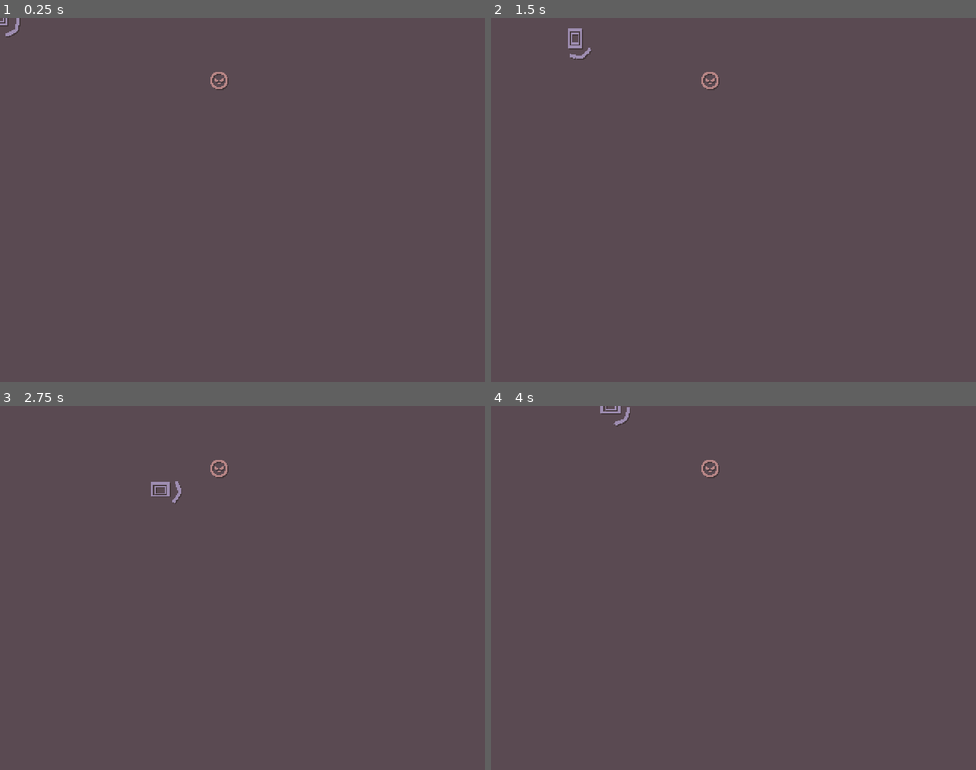
Above: before the commit, frames 1-4 (two rows, left to right).
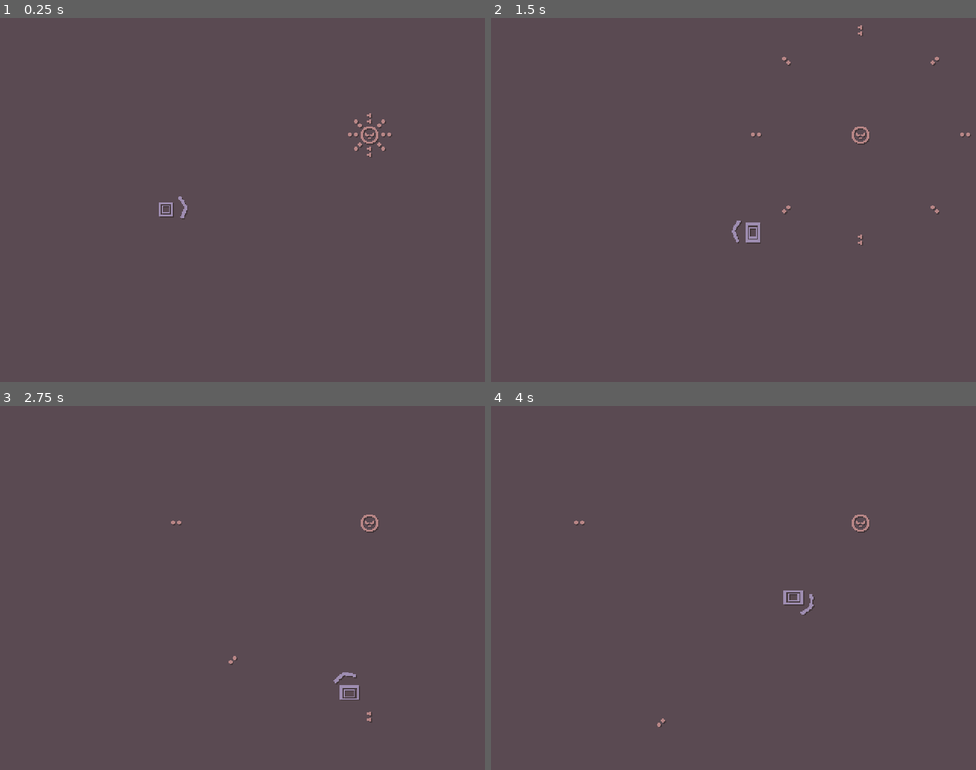
Above: after the commit, the same moments.

Repository: skibbl-dev/bisk-it-for-the-Ruscuit
Game: Godot game, scene res://scenes/game.tscn
Two runs of this game, one before a commit and one after it. Both use one fixed random seed, a clock stepped at 60 frames per second and the inputs below. This scene is started directly instead of the project's main scene. Sound files missing from this copy of the repository are replaced by a short silence.
Inputs (mouse positions are in pixels of both pictures, inside the frame that each line leads up to):
- Up to frame 1 (0.25 s): no input
- Up to frame 2 (1.5 s): move the mouse to (840, 181) at 0.52 s; hold D (right) 0.53-1.28 s; right-click (840, 181) at 0.6 s; move the mouse to (636, 218) at 1.27 s; hold S (down) from 1.28 s (still down); right-click (636, 218) at 1.35 s
- Up to frame 3 (2.75 s): move the mouse to (291, 507) at 2.02 s; release S (down) at 2.03 s; hold D (right) from 2.03 s (still down); click (291, 507) at 2.1 s; right-click (291, 507) at 2.3 s
- Up to frame 4 (4 s): move the mouse to (709, 660) at 2.77 s; release D (right) at 2.78 s; hold W (up) 2.78-3.53 s; right-click (709, 660) at 2.85 s; move the mouse to (879, 642) at 3.52 s; hold A (left) from 3.53 s (still down); right-click (879, 642) at 3.6 s

The runs differ from the first frame. In frame 1, 0.6% of the frame differs, in the area x 0-81%, y 0-56%; in frame 2, 0.8%, in the area x 15-99%, y 2-63%; in frame 3, 0.7%; in frame 4, 0.6%.

Commit message:
ENEMY SCRIPT + BULLET SPAWNING + EXTENDABLE

Diff:
--- a/objects/Player.tscn
+++ b/objects/Player.tscn
@@ -89,7 +89,7 @@
 scale_max = 2.0
 color_ramp = SubResource("GradientTexture1D_f6j3j")
 
-[node name="Player" type="CharacterBody2D"]
+[node name="Player" type="CharacterBody2D" groups=["player"]]
 script = ExtResource("1_8ak8y")
 
 [node name="DashTimer" type="Node" parent="."]
--- /dev/null
+++ b/objects/bullets/circular_bullets.tscn
@@ -0,0 +1,155 @@
+[gd_scene load_steps=5 format=3 uid="uid://cph18p2giha63"]
+
+[ext_resource type="Script" uid="uid://d1eeae3lt241j" path="res://scripts/circular_bullets.gd" id="1_086hb"]
+[ext_resource type="Script" uid="uid://sw7du1h8glji" path="res://scripts/basicBullet.gd" id="2_3mk8m"]
+[ext_resource type="Texture2D" uid="uid://fxmxdmo8a3la" path="res://assets/sprites/bullet.png" id="3_j7f7x"]
+
+[sub_resource type="CircleShape2D" id="CircleShape2D_xh0ww"]
+radius = 2.0
+
+[node name="CircularBullets" type="Node2D"]
+script = ExtResource("1_086hb")
+
+[node name="Bullet" type="Area2D" parent="."]
+position = Vector2(4, 0)
+collision_layer = 2
+collision_mask = 9
+script = ExtResource("2_3mk8m")
+speed = 70.0
+
+[node name="Sprite2D" type="Sprite2D" parent="Bullet"]
+texture = ExtResource("3_j7f7x")
+metadata/_edit_lock_ = true
+
+[node name="CollisionShape2D" type="CollisionShape2D" parent="Bullet"]
+shape = SubResource("CircleShape2D_xh0ww")
+metadata/_edit_lock_ = true
+
+[node name="Bullet4" type="Area2D" parent="."]
+position = Vector2(0, 4)
+rotation = 1.5708
+collision_layer = 2
+collision_mask = 9
+script = ExtResource("2_3mk8m")
+speed = 70.0
+
+[node name="Sprite2D" type="Sprite2D" parent="Bullet4"]
+texture = ExtResource("3_j7f7x")
+metadata/_edit_lock_ = true
+
+[node name="CollisionShape2D" type="CollisionShape2D" parent="Bullet4"]
+shape = SubResource("CircleShape2D_xh0ww")
+metadata/_edit_lock_ = true
+
+[node name="Bullet5" type="Area2D" parent="."]
+position = Vector2(3, -3)
+rotation = -0.785398
+collision_layer = 2
+collision_mask = 9
+script = ExtResource("2_3mk8m")
+speed = 70.0
+
+[node name="Sprite2D" type="Sprite2D" parent="Bullet5"]
+texture = ExtResource("3_j7f7x")
+metadata/_edit_lock_ = true
+
+[node name="CollisionShape2D" type="CollisionShape2D" parent="Bullet5"]
+shape = SubResource("CircleShape2D_xh0ww")
+metadata/_edit_lock_ = true
+
+[node name="Bullet6" type="Area2D" parent="."]
+position = Vector2(-3, -3)
+rotation = -2.35619
+collision_layer = 2
+collision_mask = 9
+script = ExtResource("2_3mk8m")
+speed = 70.0
+
+[node name="Sprite2D" type="Sprite2D" parent="Bullet6"]
+texture = ExtResource("3_j7f7x")
+metadata/_edit_lock_ = true
+
+[node name="CollisionShape2D" type="CollisionShape2D" parent="Bullet6"]
+shape = SubResource("CircleShape2D_xh0ww")
+metadata/_edit_lock_ = true
+
+[node name="Bullet7" type="Area2D" parent="."]
+position = Vector2(3, 3)
+rotation = 0.785398
+collision_layer = 2
+collision_mask = 9
+script = ExtResource("2_3mk8m")
+speed = 70.0
+
+[node name="Sprite2D" type="Sprite2D" parent="Bullet7"]
+texture = ExtResource("3_j7f7x")
+metadata/_edit_lock_ = true
+
+[node name="CollisionShape2D" type="CollisionShape2D" parent="Bullet7"]
+shape = SubResource("CircleShape2D_xh0ww")
+metadata/_edit_lock_ = true
+
+[node name="Bullet8" type="Area2D" parent="."]
+position = Vector2(-3, 3)
+rotation = 2.35619
+collision_layer = 2
+collision_mask = 9
+script = ExtResource("2_3mk8m")
+speed = 70.0
+
+[node name="Sprite2D" type="Sprite2D" parent="Bullet8"]
+texture = ExtResource("3_j7f7x")
+metadata/_edit_lock_ = true
+
+[node name="CollisionShape2D" type="CollisionShape2D" parent="Bullet8"]
+shape = SubResource("CircleShape2D_xh0ww")
+metadata/_edit_lock_ = true
+
+[node name="Bullet3" type="Area2D" parent="."]
+position = Vector2(0, -4)
+rotation = -1.5708
+collision_layer = 2
+collision_mask = 9
+script = ExtResource("2_3mk8m")
+speed = 70.0
+
+[node name="Sprite2D" type="Sprite2D" parent="Bullet3"]
+texture = ExtResource("3_j7f7x")
+metadata/_edit_lock_ = true
+
+[node name="CollisionShape2D" type="CollisionShape2D" parent="Bullet3"]
+shape = SubResource("CircleShape2D_xh0ww")
+metadata/_edit_lock_ = true
+
+[node name="Bullet2" type="Area2D" parent="."]
+position = Vector2(-4, 0)
+rotation = -3.14159
+collision_layer = 2
+collision_mask = 9
+script = ExtResource("2_3mk8m")
+speed = 70.0
+
+[node name="Sprite2D" type="Sprite2D" parent="Bullet2"]
+texture = ExtResource("3_j7f7x")
+metadata/_edit_lock_ = true
+
+[node name="CollisionShape2D" type="CollisionShape2D" parent="Bullet2"]
+shape = SubResource("CircleShape2D_xh0ww")
+metadata/_edit_lock_ = true
+
+[connection signal="area_entered" from="Bullet" to="." method="_on_bullet_area_entered"]
+[connection signal="area_entered" from="Bullet" to="Bullet" method="_on_area_entered"]
+[connection signal="area_entered" from="Bullet4" to="." method="_on_bullet_area_entered"]
+[connection signal="area_entered" from="Bullet4" to="Bullet4" method="_on_area_entered"]
+[connection signal="area_entered" from="Bullet5" to="." method="_on_bullet_area_entered"]
+[connection signal="area_entered" from="Bullet5" to="Bullet5" method="_on_area_entered"]
+[connection signal="area_entered" from="Bullet6" to="." method="_on_bullet_area_entered"]
+[connection signal="area_entered" from="Bullet6" to="Bullet6" method="_on_area_entered"]
+[connection signal="area_entered" from="Bullet7" to="." method="_on_bullet_area_entered"]
+[connection signal="area_entered" from="Bullet7" to="Bullet7" method="_on_area_entered"]
+[connection signal="area_entered" from="Bullet8" to="." method="_on_bullet_area_entered"]
+[connection signal="area_entered" from="Bullet8" to="Bullet8" method="_on_area_entered"]
+[connection signal="area_entered" from="Bullet3" to="." method="_on_bullet_area_entered"]
+[connection signal="area_entered" from="Bullet3" to="Bullet3" method="_on_area_entered"]
+[connection signal="area_entered" from="Bullet2" to="." method="_on_bullet_area_entered"]
+[connection signal="area_entered" from="Bullet2" to="Bullet2" method="_on_area_entered"]
--- /dev/null
+++ b/objects/enemies/BasicCircular.tscn
@@ -0,0 +1,75 @@
+[gd_scene load_steps=8 format=3 uid="uid://d0bavx3hgiyhd"]
+
+[ext_resource type="PackedScene" uid="uid://cmfijyyvwcq5i" path="res://objects/enemy.tscn" id="1_31uyb"]
+[ext_resource type="Texture2D" uid="uid://vokho1uhu7h8" path="res://assets/sprites/enemy01.png" id="2_ieb3v"]
+[ext_resource type="PackedScene" uid="uid://cph18p2giha63" path="res://objects/bullets/circular_bullets.tscn" id="2_r03dv"]
+
+[sub_resource type="CircleShape2D" id="CircleShape2D_r03dv"]
+radius = 8.5
+
+[sub_resource type="Animation" id="Animation_ieb3v"]
+resource_name = "start"
+length = 0.001
+tracks/0/type = "method"
+tracks/0/imported = false
+tracks/0/enabled = true
+tracks/0/path = NodePath(".")
+tracks/0/interp = 1
+tracks/0/loop_wrap = true
+tracks/0/keys = {
+"times": PackedFloat32Array(0),
+"transitions": PackedFloat32Array(1),
+"values": [{
+"args": [&"circular_shoot"],
+"method": &"change_animation"
+}]
+}
+
+[sub_resource type="Animation" id="Animation_r03dv"]
+resource_name = "circular_shoot"
+length = 4.0
+loop_mode = 1
+step = 0.1
+tracks/0/type = "method"
+tracks/0/imported = false
+tracks/0/enabled = true
+tracks/0/path = NodePath(".")
+tracks/0/interp = 1
+tracks/0/loop_wrap = true
+tracks/0/keys = {
+"times": PackedFloat32Array(0, 2),
+"transitions": PackedFloat32Array(1, 1),
+"values": [{
+"args": [0, 0.0, 0.0, Vector2(8.5, 8.5)],
+"method": &"summon_bullet"
+}, {
+"args": [0, 2.0, 0.0, Vector2(8.5, 8.5)],
+"method": &"summon_bullet"
+}]
+}
+
+[sub_resource type="AnimationLibrary" id="AnimationLibrary_r03dv"]
+_data = {
+&"circular_shoot": SubResource("Animation_r03dv"),
+&"start": SubResource("Animation_ieb3v")
+}
+
+[node name="Enemy" instance=ExtResource("1_31uyb")]
+bullets = Array[PackedScene]([ExtResource("2_r03dv")])
+
+[node name="CollisionShape2D" parent="." index="0"]
+position = Vector2(8.5, 8.5)
+shape = SubResource("CircleShape2D_r03dv")
+
+[node name="Sprite" parent="." index="1"]
+texture = ExtResource("2_ieb3v")
+centered = false
+
+[node name="CollisionShape2D" parent="hurtbox" index="0"]
+position = Vector2(8.5, 8.5)
+shape = SubResource("CircleShape2D_r03dv")
+
+[node name="ConductedAnimationPlayer" parent="." index="3"]
+libraries = {
+&"": SubResource("AnimationLibrary_r03dv")
+}
--- a/objects/enemy.tscn
+++ b/objects/enemy.tscn
@@ -1,25 +1,14 @@
-[gd_scene load_steps=5 format=3 uid="uid://cmfijyyvwcq5i"]
+[gd_scene load_steps=3 format=3 uid="uid://cmfijyyvwcq5i"]
 
 [ext_resource type="Script" uid="uid://c8n136fiq2te6" path="res://scripts/enemy.gd" id="1_7jlpp"]
-[ext_resource type="Texture2D" uid="uid://vokho1uhu7h8" path="res://assets/sprites/enemy01.png" id="2_7jlpp"]
-
-[sub_resource type="CircleShape2D" id="CircleShape2D_7jlpp"]
-radius = 8.5
-
-[sub_resource type="CircleShape2D" id="CircleShape2D_41oev"]
-radius = 8.5
+[ext_resource type="Script" uid="uid://cee2638n8ojsx" path="res://addons/conductor/conducted_animation_player.gd" id="2_7jlpp"]
 
 [node name="Enemy" type="CharacterBody2D"]
 script = ExtResource("1_7jlpp")
 
 [node name="CollisionShape2D" type="CollisionShape2D" parent="."]
-position = Vector2(8.5, 8.5)
-shape = SubResource("CircleShape2D_7jlpp")
 
 [node name="Sprite" type="Sprite2D" parent="."]
-position = Vector2(5.66244e-07, 1.63913e-07)
-texture = ExtResource("2_7jlpp")
-centered = false
 
 [node name="hurtbox" type="Area2D" parent="."]
 collision_layer = 0
@@ -27,7 +16,10 @@
 monitorable = false
 
 [node name="CollisionShape2D" type="CollisionShape2D" parent="hurtbox"]
-position = Vector2(8.5, 8.5)
-shape = SubResource("CircleShape2D_41oev")
+
+[node name="ConductedAnimationPlayer" type="AnimationPlayer" parent="."]
+script = ExtResource("2_7jlpp")
+round_start_beat = true
+metadata/_custom_type_script = "uid://cee2638n8ojsx"
 
 [connection signal="area_entered" from="hurtbox" to="." method="_on_hurtbox_area_entered"]
--- a/project.godot
+++ b/project.godot
@@ -26,6 +26,7 @@
 window/size/window_width_override=960
 window/size/window_height_override=720
 window/stretch/mode="viewport"
+window/stretch/scale_mode="integer"
 window/layer_2="Enemies/Bullets"
 window/layer_3="PlayerAttack"
 window/layer_1="Bullets"
@@ -84,9 +85,10 @@
 
 [layer_names]
 
-2d_physics/layer_1="Bullets"
-2d_physics/layer_2="Enemies/Bullets"
+2d_physics/layer_1="Player"
+2d_physics/layer_2="Bullets"
 2d_physics/layer_3="PlayerAttack"
+2d_physics/layer_4="border"
 
 [rendering]
 
--- a/scenes/game.tscn
+++ b/scenes/game.tscn
@@ -1,16 +1,64 @@
-[gd_scene load_steps=5 format=3 uid="uid://rsgpxupbcy8a"]
+[gd_scene load_steps=6 format=3 uid="uid://rsgpxupbcy8a"]
 
 [ext_resource type="Script" uid="uid://drdvmo3fesqq6" path="res://scripts/game.gd" id="1_lbhrr"]
 [ext_resource type="PackedScene" uid="uid://bitjw4ddfb7do" path="res://objects/Player.tscn" id="1_yqjtg"]
 [ext_resource type="PackedScene" uid="uid://sr188lxw1nlt" path="res://objects/shadow_shader.tscn" id="2_lnu2h"]
-[ext_resource type="PackedScene" uid="uid://cmfijyyvwcq5i" path="res://objects/enemy.tscn" id="3_lnu2h"]
+[ext_resource type="PackedScene" uid="uid://d0bavx3hgiyhd" path="res://objects/enemies/BasicCircular.tscn" id="4_lbhrr"]
+
+[sub_resource type="RectangleShape2D" id="RectangleShape2D_lbhrr"]
+size = Vector2(480, 20)
 
 [node name="game" type="Node2D"]
 script = ExtResource("1_lbhrr")
 
 [node name="Player" parent="." instance=ExtResource("1_yqjtg")]
+position = Vector2(164, 189)
 
 [node name="ShadowShader" parent="." instance=ExtResource("2_lnu2h")]
 
-[node name="Enemy" parent="." instance=ExtResource("3_lnu2h")]
-position = Vector2(208, 53)
+[node name="BorderBody" type="StaticBody2D" parent="."]
+collision_layer = 8
+collision_mask = 0
+
+[node name="CollisionShape2D" type="CollisionShape2D" parent="BorderBody"]
+position = Vector2(240, -10)
+shape = SubResource("RectangleShape2D_lbhrr")
+
+[node name="CollisionShape2D2" type="CollisionShape2D" parent="BorderBody"]
+position = Vector2(240, 370)
+shape = SubResource("RectangleShape2D_lbhrr")
+
+[node name="CollisionShape2D3" type="CollisionShape2D" parent="BorderBody"]
+position = Vector2(-10, 175)
+rotation = 1.57079
+shape = SubResource("RectangleShape2D_lbhrr")
+
+[node name="CollisionShape2D4" type="CollisionShape2D" parent="BorderBody"]
+position = Vector2(490, 161)
+rotation = 1.57079
+shape = SubResource("RectangleShape2D_lbhrr")
+
+[node name="BorderArea" type="Area2D" parent="."]
+collision_layer = 8
+collision_mask = 0
+
+[node name="CollisionShape2D" type="CollisionShape2D" parent="BorderArea"]
+position = Vector2(240, -10)
+shape = SubResource("RectangleShape2D_lbhrr")
+
+[node name="CollisionShape2D2" type="CollisionShape2D" parent="BorderArea"]
+position = Vector2(240, 370)
+shape = SubResource("RectangleShape2D_lbhrr")
+
+[node name="CollisionShape2D3" type="CollisionShape2D" parent="BorderArea"]
+position = Vector2(-10, 175)
+rotation = 1.57079
+shape = SubResource("RectangleShape2D_lbhrr")
+
+[node name="CollisionShape2D4" type="CollisionShape2D" parent="BorderArea"]
+position = Vector2(490, 161)
+rotation = 1.57079
+shape = SubResource("RectangleShape2D_lbhrr")
+
+[node name="Enemy" parent="." instance=ExtResource("4_lbhrr")]
+position = Vector2(357, 107)
--- /dev/null
+++ b/scripts/basicBullet.gd
@@ -0,0 +1,16 @@
+extends Area2D
+
+@export var speed:float = 60
+
+@onready var FRAME_RATE:float = Engine.get_physics_ticks_per_second()
+
+func _ready() -> void:
+	for child in get_children():
+		if (child is Sprite2D):
+			child.rotation = -rotation
+
+func _physics_process(delta: float) -> void:
+	global_position += (Vector2.RIGHT.rotated(rotation))*speed*delta
+
+func _on_area_entered(area: Area2D) -> void:
+	queue_free()
--- /dev/null
+++ b/scripts/circular_bullets.gd
@@ -0,0 +1,6 @@
+extends Node2D
+
+func _on_bullet_area_entered(area: Area2D) -> void:
+	await get_tree().process_frame
+	if(get_child_count() == 0):
+		queue_free()
--- a/scripts/enemy.gd
+++ b/scripts/enemy.gd
@@ -1,5 +1,42 @@
 extends CharacterBody2D
 
+@export var bullets:Array[PackedScene]
+#@export var bullet_summon_cooldown:float = 4
+@export var health:int = 1
+
+@onready var anim_player: ConductedAnimationPlayer = $ConductedAnimationPlayer
+
+var last_summoned_beat:float
+
+func _ready() -> void:
+	anim_player.play("start")
+
+func summon_bullet(bullet:int, beat:float, angle:float=0, offset:Vector2=Vector2(0,0)): # if angle = -999 face toward player
+	#if(abs(Conductor.current_beat-last_summoned_beat) <= bullet_summon_cooldown):
+		#return
+
+	#if(abs( (roundi(Conductor.current_beat) % roundi(anim_player.current_animation_length)) - beat) > abs(Conductor.current_beat - Conductor.last_reported_update)):
+		#return
+
+	if(last_summoned_beat == beat):
+		return
+
+	last_summoned_beat = beat
+	var new_bullet:Node2D = bullets[bullet].instantiate()
+	get_tree().get_root().get_child(1).add_child(new_bullet)
+	new_bullet.rotation_degrees = angle
+	if(angle == -999):
+		new_bullet.rotation = position.angle_to(get_tree().get_first_node_in_group("player").position)
+	new_bullet.global_position = global_position+offset
+
+func change_animation(_name:StringName):
+	anim_player.play(_name)
+
+func change_animtion_with_chance(_name:StringName, chance:float):
+	if(randf() <= chance):
+		anim_player.play(_name)
+
 func _on_hurtbox_area_entered(_area: Area2D) -> void:
-	pass
-	#print("OWOWOWOW!!!!")
+	health -= 1
+	if(health <= 0):
+		queue_free()
--- a/scripts/game.gd
+++ b/scripts/game.gd
@@ -4,13 +4,13 @@
 const MISTA_GREEN_ROUGH_LOOP = preload("res://assets/music/mista green rough loop.wav")
 
 func _ready() -> void:
-	Conductor.set_song(MISTA_GREEN_ROUGH_START, 81)
-	#Conductor.set_song(MISTA_GREEN_ROUGH_START, 162)
+	#Conductor.set_song(MISTA_GREEN_ROUGH_START, 81)
+	Conductor.set_song(MISTA_GREEN_ROUGH_START, 162)
 	Conductor.play()
 	Conductor.connect("finished", _loop)
 # 48.77
 # 1234 1234sa 1
 func _loop():
-	Conductor.set_song(MISTA_GREEN_ROUGH_LOOP, 81)
-	#Conductor.set_song(MISTA_GREEN_ROUGH_LOOP, 162)
+	#Conductor.set_song(MISTA_GREEN_ROUGH_LOOP, 81)
+	Conductor.set_song(MISTA_GREEN_ROUGH_LOOP, 162)
 	Conductor.play()
--- a/scripts/player.gd
+++ b/scripts/player.gd
@@ -1,17 +1,16 @@
 extends CharacterBody2D
 
 @export_category("Move Variables")
-@export var accel:float = 50
-@export var max_speed:float = 110
+@export var accel:float = 60
+@export var max_speed:float = 126
 @export var decel:float = 0.83
 
 @export var dash_time:float = 0.9
 @export var dash_distance:float = 90
-#@export var dash_speed:float = 140
-@export var dash_cooldown:float = 1
+@export var dash_cooldown:float = 0.75
 
 @export_category("Rhythm Variables")
-@export var input_window:float = 0.3
+@export var input_window:float = 0.25
 
 @export_category("Sprite Variables")
 @export var sprite_stretch:float = 0.4
@@ -48,6 +47,10 @@
 		velocity = dash_direction*dash_speed
 		move_and_slide()
 		_bend_sprite(dash_direction.angle(),1.8)
+
+		if(Input.is_action_just_pressed("dash")):
+			dashing = false
+
 		return
 
 	var input = Input.get_vector("left", "right", "up", "down")
@@ -74,12 +77,14 @@
 
 func _dash():
 	if (Input.is_action_just_pressed("dash") and (round(Conductor.current_beat) - last_dash_beat) >= (dash_time + dash_cooldown)
+
 	and !acted_this_beat and abs(Conductor.current_beat - round(Conductor.current_beat)) <= input_window ):
 		#position += position.direction_to(get_global_mouse_position())*dash_distance
-		dash_timer.start()
 		dashing = true
 		dash_direction = position.direction_to(get_global_mouse_position())
-		dash_speed = (dash_distance/(dash_time*Conductor.sec_per_beat))
+		var new_dash_time = dash_time - (Conductor.current_beat - round(Conductor.current_beat))
+		dash_timer.start(new_dash_time)
+		dash_speed = (dash_distance/(new_dash_time*Conductor.sec_per_beat))
 		last_dash_beat = round(Conductor.current_beat)
 		acted_this_beat = true
 
Binary file added: assets/sprites/bullet.png
Not shown, added: assets/sprites/bullet.png.import
Not shown, added: scripts/basicBullet.gd.uid
Not shown, added: scripts/circular_bullets.gd.uid
